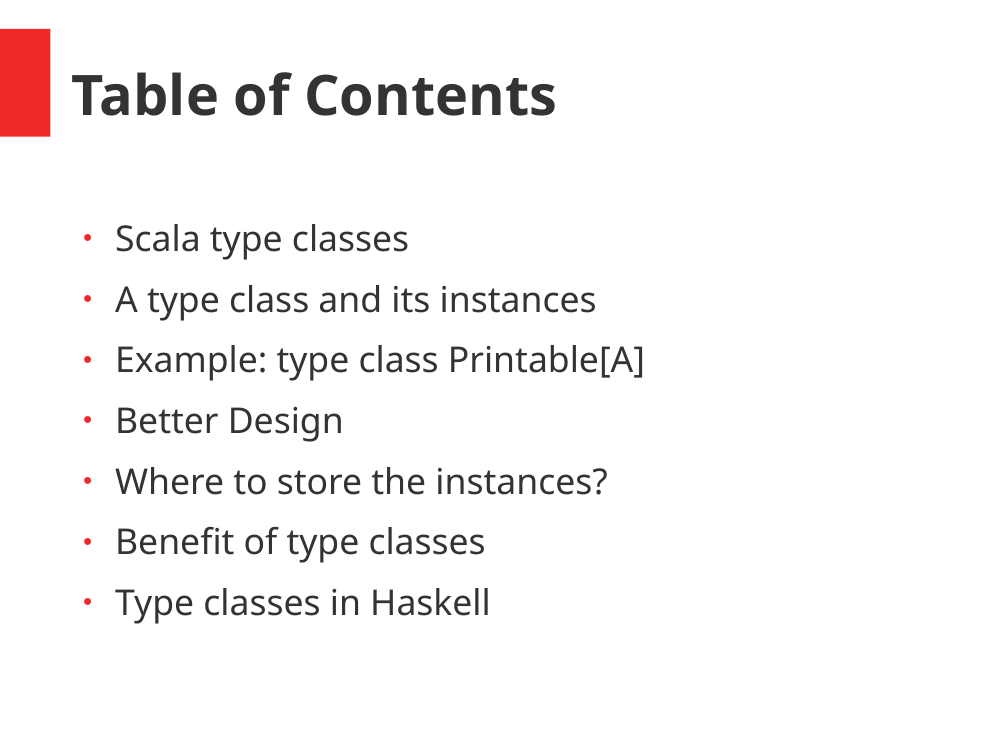
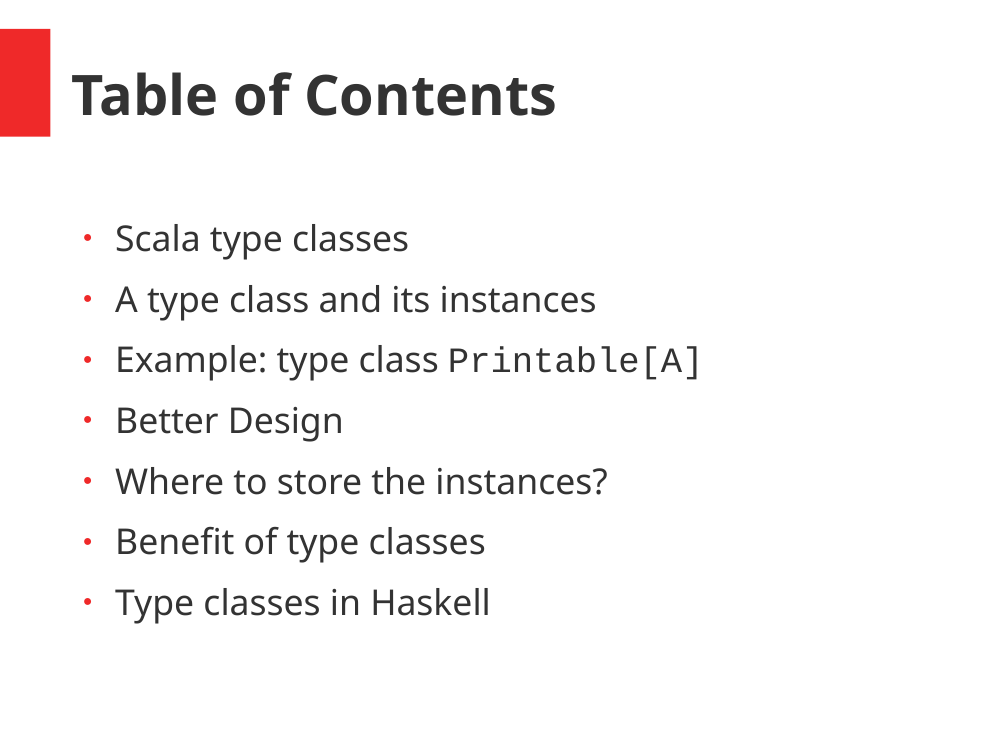
Before and after one commit to hermannhueck/typeclasses, a slide deck: slide 2 of Slides/TypeClasses.pptx. Drawn at 1008x756 pixels with LibreOffice and Linux fonts; fonts in the diff are those of the drawing. Boxes give left, top, right and bottom in pixels: in the first picture for what was removed or moved away, otherwise in the second. Text is boxed around its words. In the diff, an @@ line names an element or a change of style, - is before the commit and + after.

```diff
--- a/Slides/TypeClasses.pptx
+++ b/Slides/TypeClasses.pptx
@@ text at [115, 345, 704, 381]: font Noto Sans to Courier New in "Printable[A]" @@
```
Also in this commit, not shown: 7 other slides changed, 4 slides added, 1 other file.
